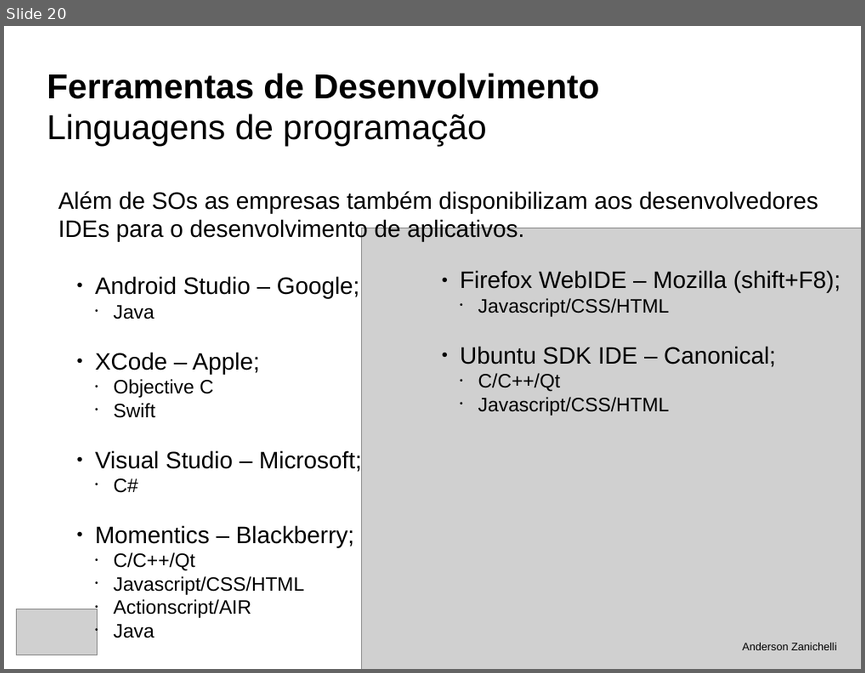
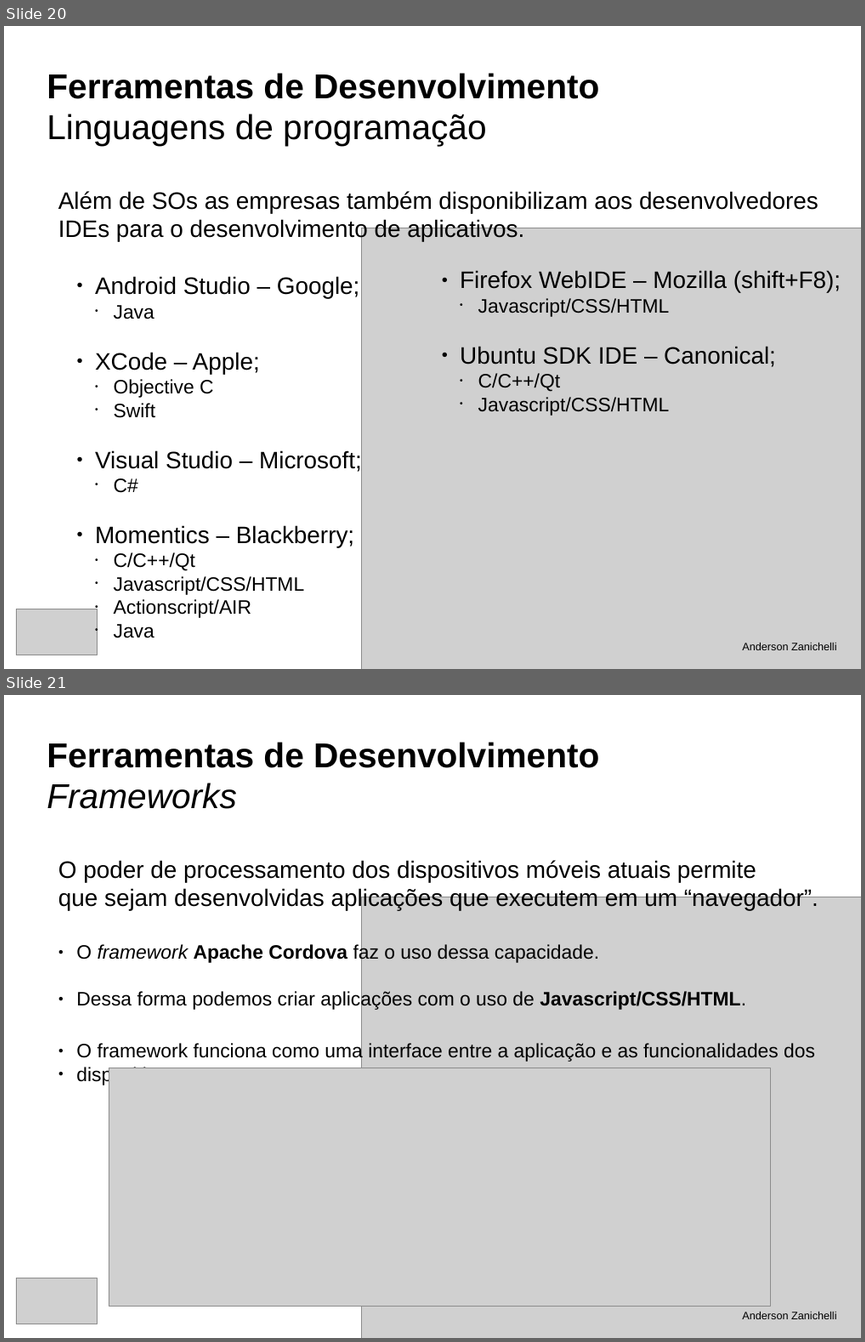
Before and after one commit to andersonzanichelli/tcc-informatica, a slide deck: defesa.odp. Shown one above the other, each under a label of ours: slide 20 before the commit, slides 20 and 21 after it. The pictures are 865x673 and 865x1342 pixels, drawn with LibreOffice and Linux fonts; fonts in the diff are those of the drawing; grey boxes stand for pictures. Boxes give left, top, right and bottom in pixels: in the first picture for what was removed or moved away, otherwise in the second. Text is boxed around its words. In the diff, an @@ line names an element or a change of style, - is before the commit and + after.

Commit message:
Defesa - Desenvolvimento

```diff
--- a/defesa.odp
+++ b/defesa.odp
@@ slide 21 added at box(4, 695, 861, 1338), background #FFFFFF @@
@@ title added at box(46, 742, 599, 809), 32 pt, text #000000, bold @@
+Ferramentas de Desenvolvimento
+Frameworks
@@ text added at box(58, 860, 818, 1085), 18 pt, text #000000 @@
+O poder de processamento dos dispositivos móveis atuais permite
+que sejam desenvolvidas aplicações que executem em um “navegador”.
+● O framework Apache Cordova faz o uso dessa capacidade.
+● Dessa forma podemos criar aplicações com o uso de Javascript/CSS/HTML.
+● O framework funciona como uma interface entre a aplicação e as funcionalidades dos
+● dispositivos.
@@ picture added at box(362, 897, 861, 1338) @@
@@ picture added at box(109, 1067, 771, 1305) @@
@@ picture added at box(17, 1278, 98, 1324) @@
@@ text added at box(742, 1310, 836, 1319), 10 pt, text #000000 @@
+Anderson Zanichelli
```
Also in this commit, not shown: 1 slide changed, 15 other slides added, 2 slides removed, 12 other files.
